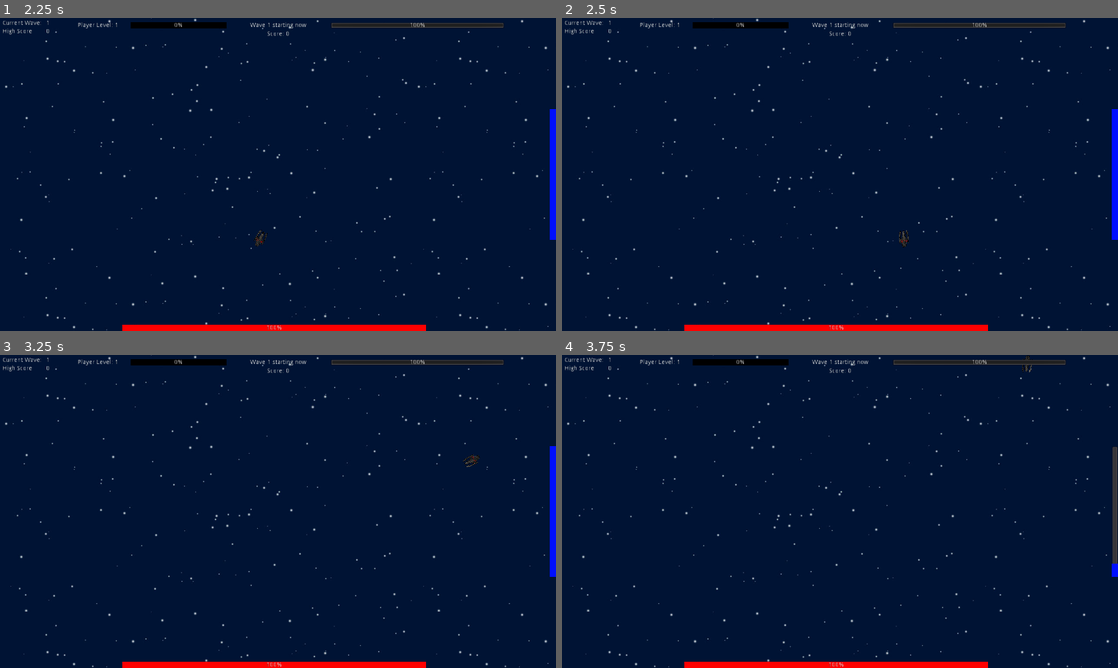
Above: before the commit, frames 1-4 (two rows, left to right).
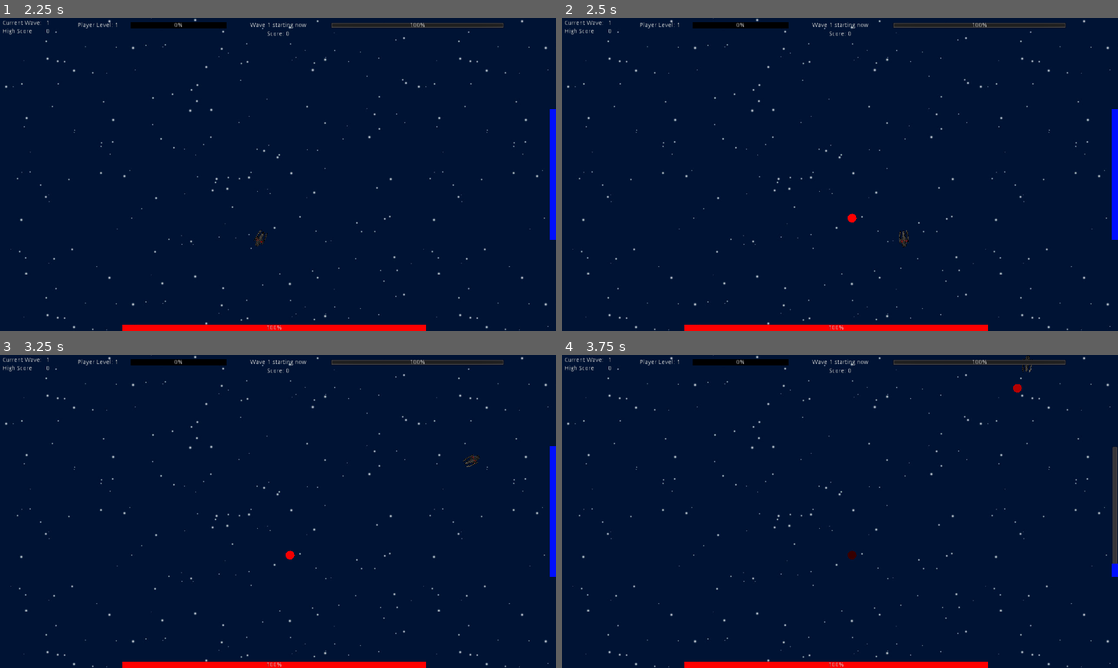
Above: after the commit, the same moments.

Repository: Noviv/BismarkUnchained
Game: Godot game, scene res://scenes/Main/Main.tscn
Two runs of this game, one before a commit and one after it. Both use one fixed random seed, a clock stepped at 60 frames per second and the inputs below. This scene is started directly instead of the project's main scene.
Inputs (mouse positions are in pixels of both pictures, inside the frame that each line leads up to):
- Up to frame 1 (2.25 s): tap Enter at 0.5, 2 s; move the mouse to (400, 158) at 0.52 s; hold D (player_right) 0.53-1.28 s; hold Space (player_secondary, bound only after the commit) 0.53-1.28 s; move the mouse to (166, 190) at 1.27 s; hold S (player_down) 1.28-2.03 s; tap Mouse wheel down (player_dectime) at 1.35 s; tap Space (player_secondary, bound only after the commit) at 1.55 s; move the mouse to (333, 105) at 2.02 s; hold D (player_right) from 2.03 s (still down); hold Mouse wheel up (player_inctime) from 2.03 s (still down)
- Up to frame 2 (2.5 s): keep holding D (player_right); keep holding Mouse wheel up (player_inctime); tap Space (player_secondary, bound only after the commit) at 2.3 s
- Up to frame 3 (3.25 s): move the mouse to (250, 574) at 2.77 s; release D (player_right) at 2.78 s; release Mouse wheel up (player_inctime) at 2.78 s; hold W (player_up) from 2.78 s (still down); tap E (player_maxtime) at 2.85 s; tap Space (player_secondary, bound only after the commit) at 3.05 s
- Up to frame 4 (3.75 s): tap Space (player_secondary, bound only after the commit) at 3.5 s; move the mouse to (1006, 558) at 3.52 s; release W (player_up) at 3.53 s; hold A (player_left) from 3.53 s (still down); hold Q (player_mintime) from 3.53 s (still down)

Frame 1 is identical in both runs. In frame 2, less than 0.1% of the frame differs, in the area x 51-53%, y 62-66%; in frame 3, less than 0.1%; in frame 4, less than 0.1%, in the area x 51-83%, y 9-66%.

Commit message:
Bullet mine on space

Diff:
--- a/BismarkUnchained/project.godot
+++ b/BismarkUnchained/project.godot
@@ -80,6 +80,11 @@
 "events": [ Object(InputEventMouseButton,"resource_local_to_scene":false,"resource_name":"","device":0,"alt":false,"shi …(212 unchanged characters)…
  ]
 }
+player_secondary={
+"deadzone": 0.5,
+"events": [ Object(InputEventKey,"resource_local_to_scene":false,"resource_name":"","device":0,"alt":false,"shift":false,"control":false,"meta":false,"command":false,"pressed":false,"scancode":32,"unicode":0,"echo":false,"script":null)
+ ]
+}
 
 [rendering]
 
--- a/BismarkUnchained/scenes/Main/Main.gd
+++ b/BismarkUnchained/scenes/Main/Main.gd
@@ -7,6 +7,8 @@
 var time_delta = 1
 var score = 0
 var time_elapsed = 0
+
+var game_time_since_frame = 0
 
 func get_time_delta():
 	return time_delta
@@ -32,3 +34,4 @@
 
 func _process(delta):
 	time_elapsed += delta * time_delta
+	game_time_since_frame = delta * time_delta
--- a/BismarkUnchained/scenes/Player/Player.gd
+++ b/BismarkUnchained/scenes/Player/Player.gd
@@ -10,11 +10,14 @@
 
 # Bullet variables
 onready var bullet_sprite = preload("res://scenes/Weapons/Bullet/Bullet.tscn")
+onready var bullet_mine_sprite = preload("res://scenes/Weapons/BulletMine/BulletMine.tscn")
 const bullet_velocity = 1000
 var bullet_damage = 50
 
 var time_last_shot = -1
 var last_dir = Vector2(0, 0)
+
+var secondary_recharge = 0
 
 # Upgrades
 var upgrades = 0
@@ -27,9 +30,6 @@
 var health = 100
 var experience = 0
 var level = 1
-
-# Regen variables
-var last_regen = 0
 
 func damage(dmg):
 	health -= dmg
@@ -88,10 +88,9 @@
 	get_node("/root/Main/UI/WeaponRecharge").value = 100 * (get_node("/root/Main").time_elapsed - time_last_shot) / time_to_shoot
 
 func regen():
-	health += regen * (get_node("/root/Main").time_elapsed - last_regen)
+	health += regen * get_node("/root/Main").game_time_since_frame
 	if health > maxhealth:
 		health = maxhealth
-	last_regen = get_node("/root/Main").time_elapsed
 	get_node('/root/Main/UI/Health').value = health * 100 / maxhealth
 
 func lifesteal(dmg):
@@ -158,10 +157,17 @@
 			curr_max_velocity += (max_velocity - max_velocity * get_node("/root/Main").min_time_delta) / 20
 			curr_accel += (accel - accel * get_node("/root/Main").min_time_delta) / 20
 			get_node("/root/Main/UI/TimeDelta").value =100 * curr_max_velocity / max_velocity
+	elif event.is_action_pressed("player_secondary"):
+		if secondary_recharge <= 0:
+			var sprite = bullet_mine_sprite.instance()
+			get_parent().add_child(sprite)
+			sprite.global_position = get_global_position() + 50 * (get_global_mouse_position() - get_global_position()).normalized()
+			secondary_recharge = 1
 
 func _physics_process(delta):
 	move_translate(delta)
 	move_rotate()
 	shoot()
 	regen()
+	secondary_recharge -= get_node("/root/Main").game_time_since_frame
 	get_node("/root/Main").set_time_delta(curr_max_velocity / max_velocity)
--- a/BismarkUnchained/scenes/Weapons/BulletMine/BulletMine.gd
+++ b/BismarkUnchained/scenes/Weapons/BulletMine/BulletMine.gd
@@ -21,6 +21,7 @@
 		var dir = Vector2(spawn.x, spawn.y)
 		var bullet = bullet_scene.instance()
 		bullet.set_bullet_velocity(dir.normalized() * spawn.z)
+		bullet.set_bullet_damage(50)
 		get_parent().add_child(bullet)
 		bullet.global_position = get_global_position() + dir
 
